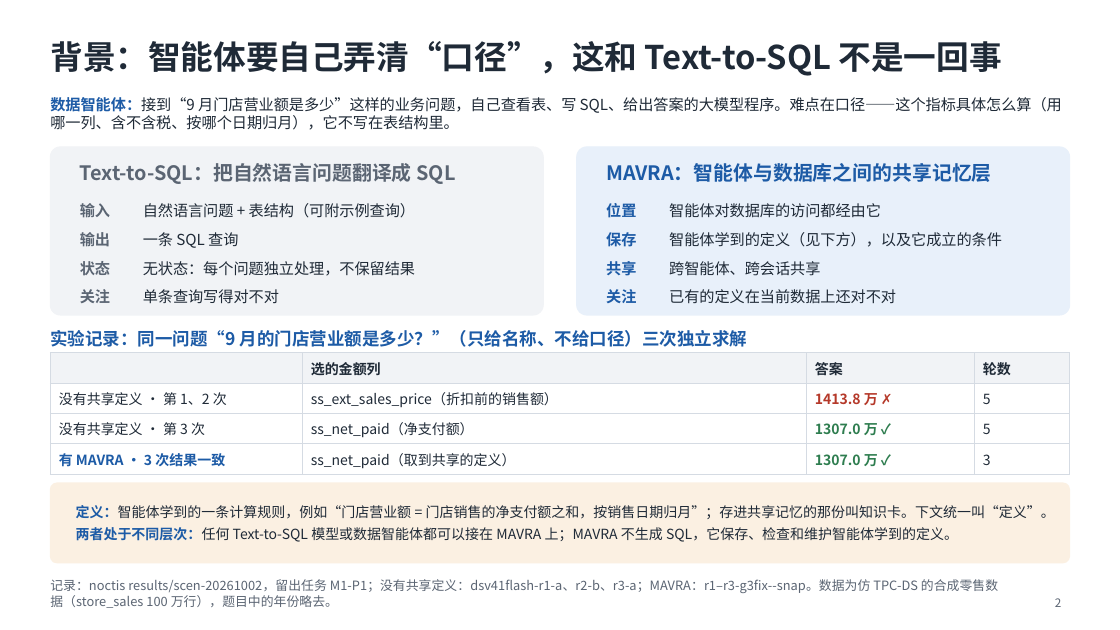
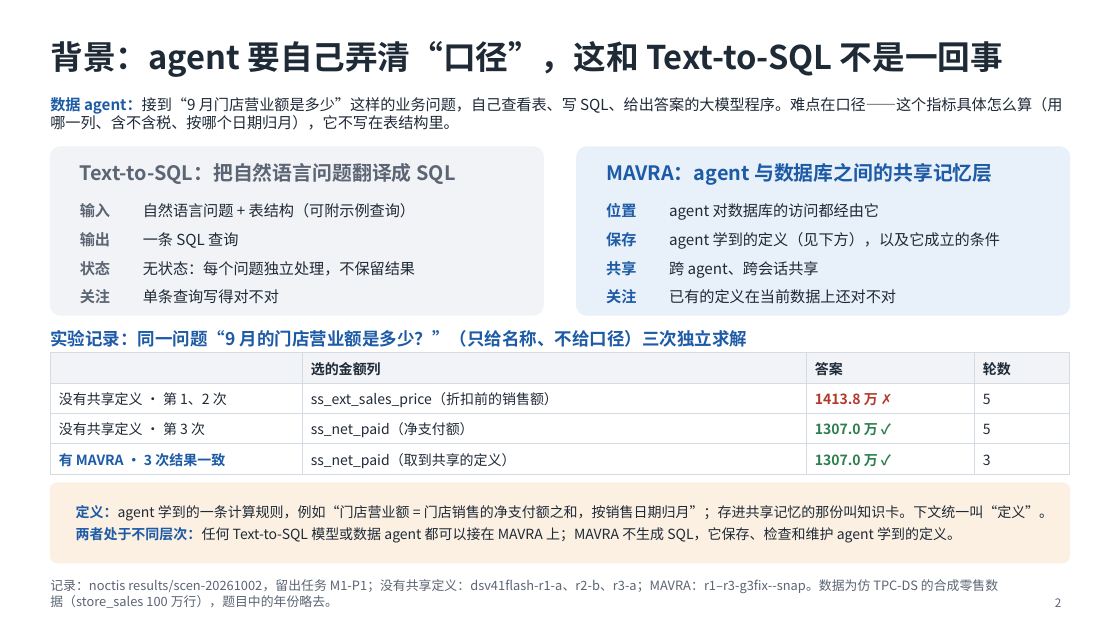
Before and after one commit to mmmttt000045/agent4db-adapter, a slide deck: slide 2 of docs/mavra-system.pptx. Drawn at 1120x630 pixels with LibreOffice and Linux fonts; fonts in the diff are those of the drawing. Boxes give left, top, right and bottom in pixels: in the first picture for what was removed or moved away, otherwise in the second. Text is boxed around its words. In the diff, an @@ line names an element or a change of style, - is before the commit and + after.

```diff
--- a/docs/mavra-system.pptx
+++ b/docs/mavra-system.pptx
@@ title at (50,41,1003,77): text changed @@
-背景：智能体要自己弄清“口径”，这和 Text-to-SQL 不是一回事
+背景：agent 要自己弄清“口径”，这和 Text-to-SQL 不是一回事
@@ text at (50,95,1062,130): text changed @@
-数据智能体：接到“9 月门店营业额是多少”这样的业务问题，自己查看表、写 SQL、给出答案的大模型程序。难点在口径——这个指标具体怎么算（用哪一列、含不含税、按哪个日期归月），它不写在表结构里。
+数据 agent：接到“9 月门店营业额是多少”这样的业务问题，自己查看表、写 SQL、给出答案的大模型程序。难点在口径——这个指标具体怎么算（用哪一列、含不含税、按哪个日期归月），它不写在表结构里。
@@ text at (606,163,992,185): text changed @@
-MAVRA：智能体与数据库之间的共享记忆层
+MAVRA：agent 与数据库之间的共享记忆层
@@ text at (669,203,879,220): text changed @@
-智能体对数据库的访问都经由它
+agent 对数据库的访问都经由它
@@ text at (669,232,1000,249): text changed @@
-智能体学到的定义（见下方），以及它成立的条件
+agent 学到的定义（见下方），以及它成立的条件
@@ text at (669,261,819,278): text changed @@
-跨智能体、跨会话共享
+跨 agent、跨会话共享
@@ text at (76,505,1053,543): text changed @@
-定义：智能体学到的一条计算规则，例如“门店营业额 = 门店销售的净支付额之和，按销售日期归月”；存进共享记忆的那份叫知识卡。下文统一叫“定义”。
-两者处于不同层次：任何 Text-to-SQL 模型或数据智能体都可以接在 MAVRA 上；MAVRA 不生成 SQL，它保存、检查和维护智能体学到的定义。
+定义：agent 学到的一条计算规则，例如“门店营业额 = 门店销售的净支付额之和，按销售日期归月”；存进共享记忆的那份叫知识卡。下文统一叫“定义”。
+两者处于不同层次：任何 Text-to-SQL 模型或数据 agent 都可以接在 MAVRA 上；MAVRA 不生成 SQL，它保存、检查和维护 agent 学到的定义。
```
Also in this commit, not shown: 9 other slides changed, 5 other files.
